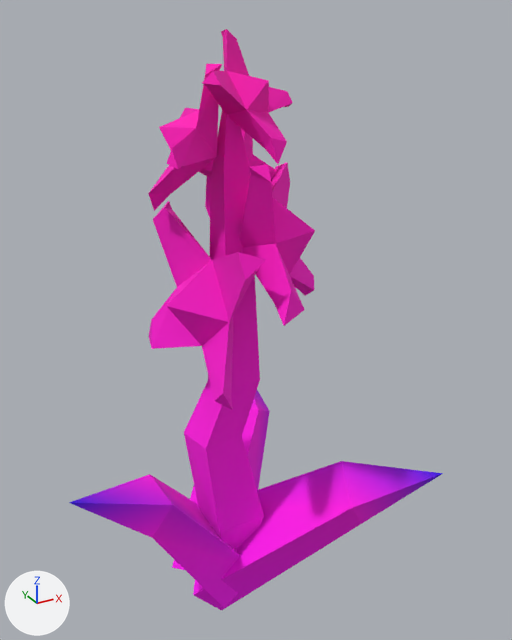
The glTF model assets/synty/synty-plant-02.gltf, before and after one commit.
One viewpoint serves both versions: a 50 mm lens placed at (-0.414, -0.847, 0.925), pointed at (0.051, -0.002, 0.503). Lighting does not change. The marker at lower left points along +X, +Y and +Z. The older version comes first. Vertices at exactly the same position are counted once.

Objects in the first picture: 'SM_Plant_02'.
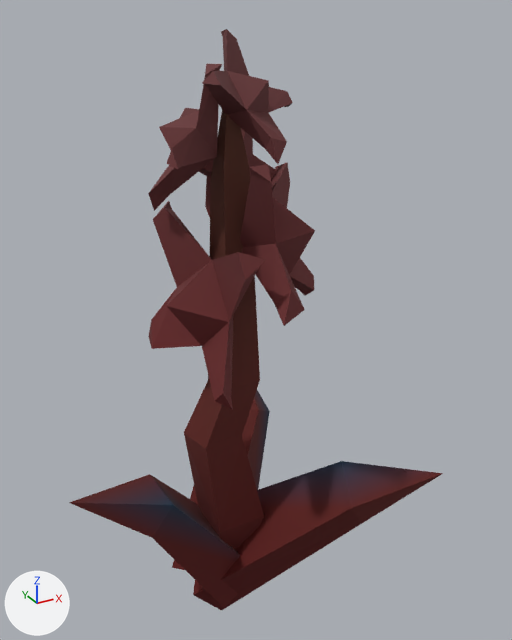
The change, as a list of edits to the scene's bpy script:
```text
Add img_image_0:
    img_image_0 = load_image('Image_0', '_unpacked/Image_0', 512, 512, 'sRGB')
Change mat_lambert2:
    add n3 = _N.new('ShaderNodeMix'); n3.name = 'Mix'
    add n3.data_type = 'RGBA'
    add n3.blend_type = 'MULTIPLY'
    add n3.inputs[0].default_value = 1.0  # 'Factor'
    add n4 = _N.new('ShaderNodeTexImage'); n4.name = 'Image Texture'
    add n4.image = img_image_0
    where n2 = _N.new('ShaderNodeVertexColor'); n2.name = 'Color Attribute'
    where n0 = _N.new('ShaderNodeBsdfPrincipled'); n0.name = 'Principled BSDF'
    remove _L.new(n2.outputs[0], n0.inputs[0])  # 'Color' to 'Base Color'
    add _L.new(n3.outputs[2], n0.inputs[0])  # 'Result' to 'Base Color'
    add _L.new(n2.outputs[0], n3.inputs[7])  # 'Color' to 'B'
    add _L.new(n4.outputs[0], n3.inputs[6])  # 'Color' to 'A'
Change me_sm_plant_02:
    where me_sm_plant_02.from_pydata(...)  # 158 vertices, 280 faces; spans x -0.262..0.262, y -0.204..0.204, z 0.0..0.902
    used by ob_sm_plant_02; location = (0.0, 0.0, 0.0)
    me_sm_plant_02 part 1: 163 faces centred in x -0.196..0.19, y -0.187..0.165, z 0.046..0.704 are repainted in the vertex colours; the middle colour goes from pink #ff00d2 to red #ff5c5c
    me_sm_plant_02 part 2: 117 faces centred in x -0.109..0.104, y -0.122..0.07, z 0.71..0.898 are repainted in the vertex colours; the middle colour goes from pink #ff00ba to pink #ff8282
```

Where the change shows, as pixel boxes (x1, y1, x2, y2) in the pictures (512 x 640 px):
'SM_Plant_02', surface changed, recoloured (pink to brown): (69, 29, 443, 610) in both
part 1 of me_sm_plant_02, recoloured (pink to red): (69, 168, 443, 610) in both
part 2 of me_sm_plant_02, recoloured (darker): (148, 29, 293, 243) in both
